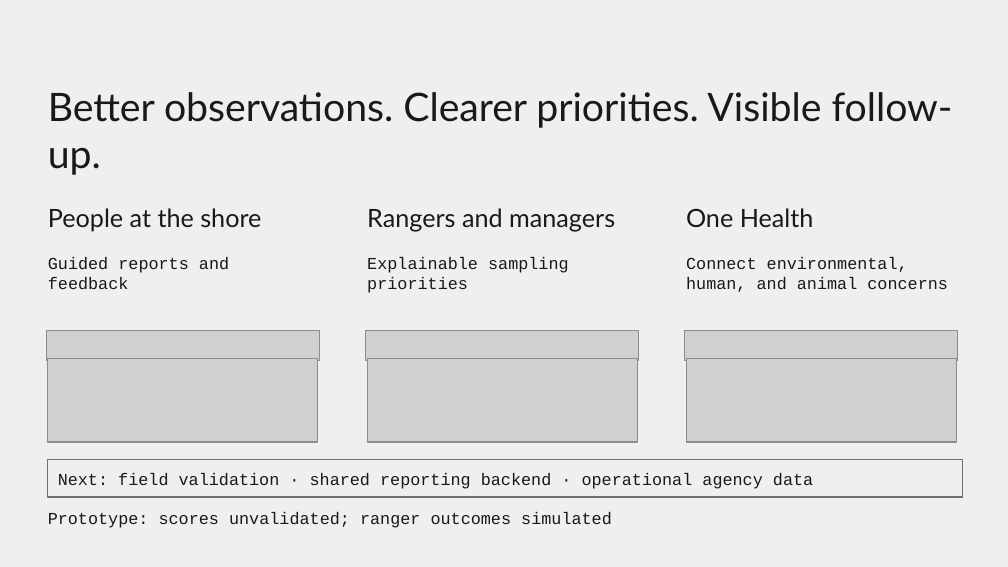
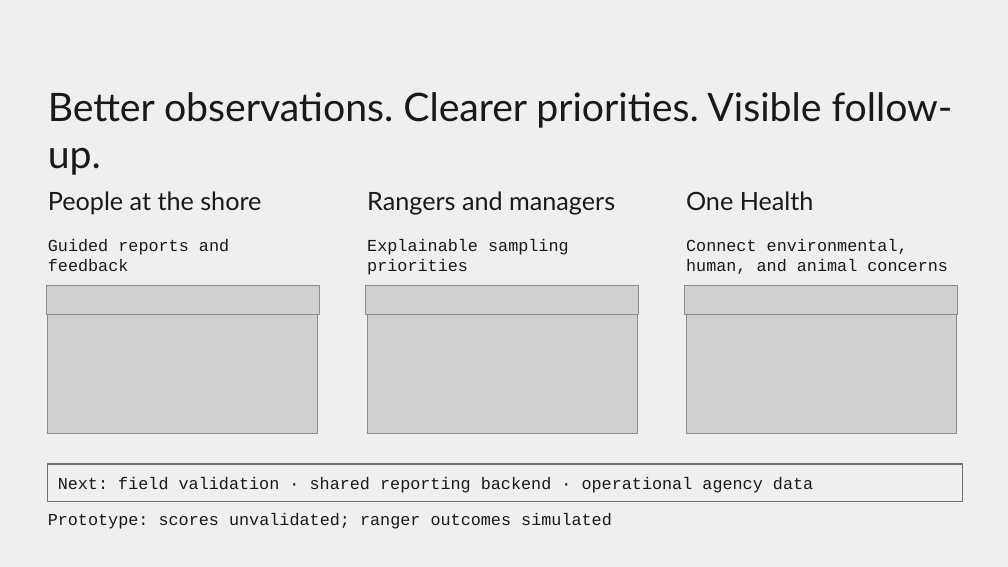
Before and after one commit to NathanDiep123/Verdant, a slide deck: slide 4 of docs/presentation/verdant-presentation.pptx. Drawn at 1008x567 pixels with LibreOffice and Linux fonts; fonts in the diff are those of the drawing; grey boxes stand for pictures; background and template pictures are left out. Boxes give left, top, right and bottom in pixels: in the first picture for what was removed or moved away, otherwise in the second. Text is boxed around its words. In the diff, an @@ line names an element or a change of style, - is before the commit and + after.

Commit message:
Polish presentation slides 4 and 5

```diff
--- a/docs/presentation/verdant-presentation.pptx
+++ b/docs/presentation/verdant-presentation.pptx
@@ 3 titles: place and size @@
-3 titles at box(48, 208, 814, 232)
+3 titles at box(48, 191, 814, 214)
@@ subtitle "Guided reports and feedback": place and size @@
-subtitle "Guided reports and feedback" at box(48, 257, 229, 290)
+subtitle "Guided reports and feedback" at box(48, 239, 229, 272)
@@ subtitle "Explainable sampling priorities": place and size @@
-subtitle "Explainable sampling priorities" at box(367, 257, 569, 293)
+subtitle "Explainable sampling priorities" at box(367, 239, 569, 275)
@@ subtitle "Connect environmental, human, and animal ...": place and size @@
-subtitle "Connect environmental, human, and animal ..." at box(686, 257, 948, 292)
+subtitle "Connect environmental, human, and animal ..." at box(686, 239, 948, 274)
@@ 3 pictures: place and size @@
-3 pictures at box(46, 331, 957, 360)
+3 pictures at box(46, 285, 957, 314)
@@ picture: place and size @@
-picture at box(47, 358, 318, 442)
+picture at box(47, 314, 318, 433)
@@ picture: place and size @@
-picture at box(367, 358, 637, 442)
+picture at box(367, 314, 637, 433)
@@ picture: place and size @@
-picture at box(686, 358, 957, 442)
+picture at box(686, 314, 957, 433)
@@ rectangle "Next: field validation · shared ...": place and size @@
-rectangle "Next: field validation · shared ..." at box(47, 460, 963, 497)
+rectangle "Next: field validation · shared ..." at box(47, 464, 963, 501)
```
Also in this commit, not shown: 1 other slide changed, 1 other file.
